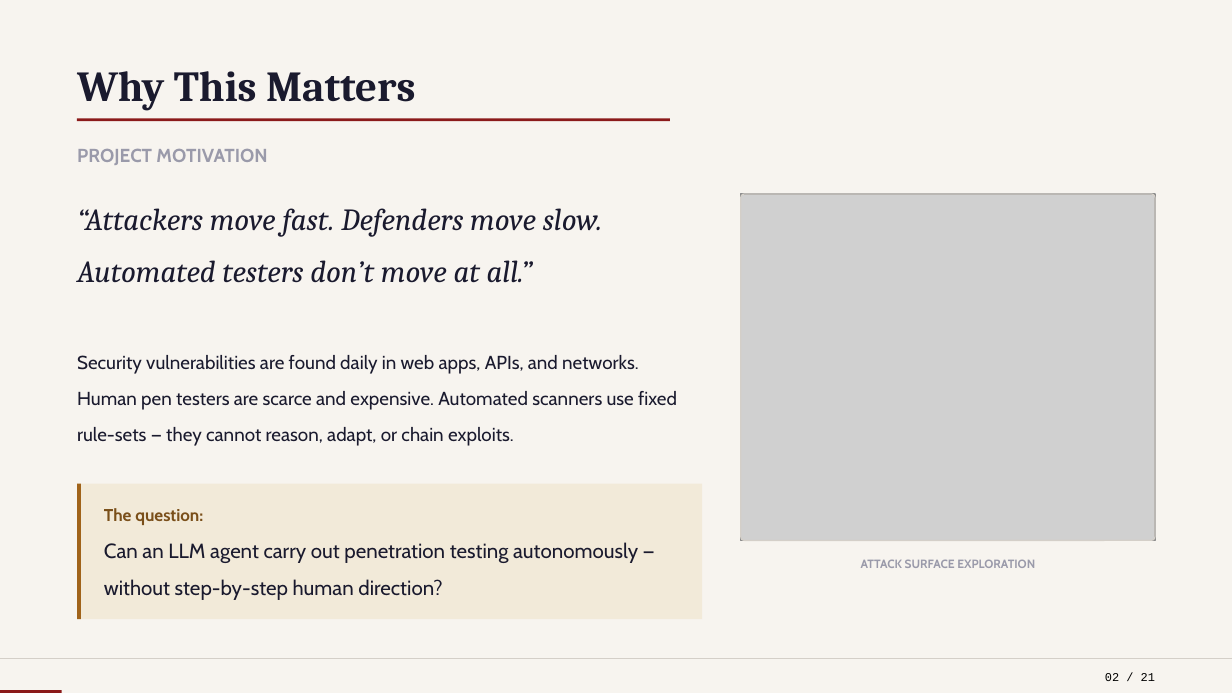
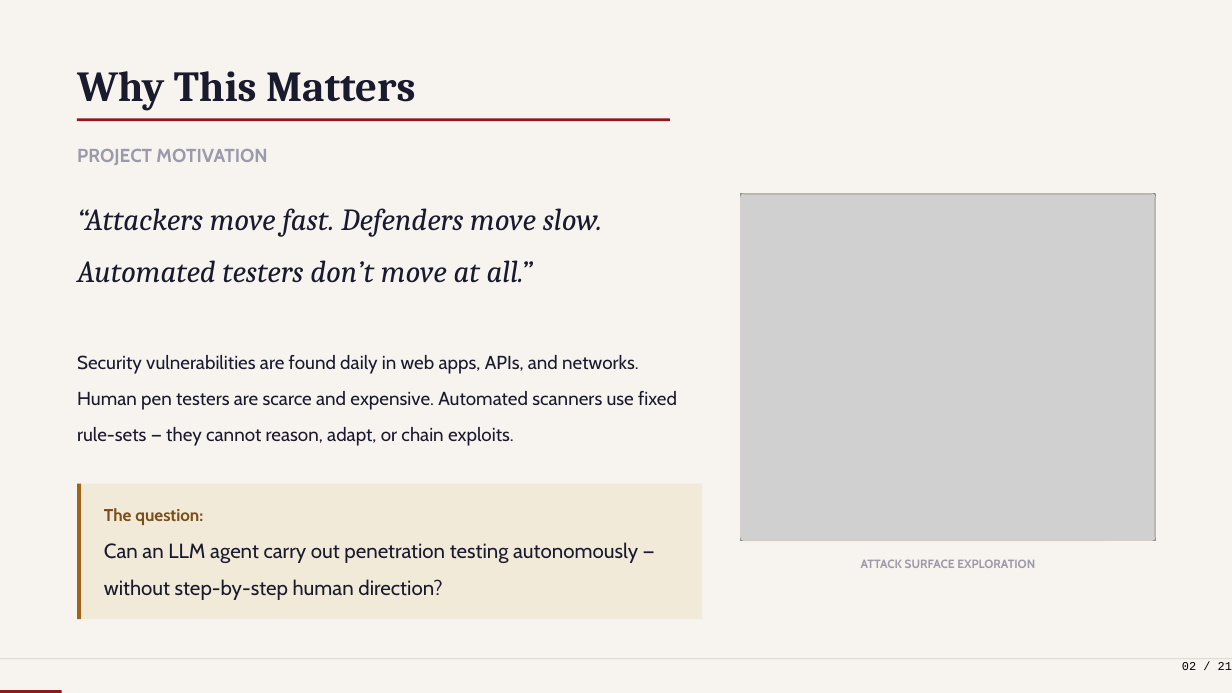
Before and after one commit to nishan-paul-hello/cmatrix-agentic-red-team, a slide deck: slide 2 of docs/presentation/CSE-810-PRESENTATION-INCEPTION.pptx. Drawn at 1232x693 pixels with LibreOffice and Linux fonts; fonts in the diff are those of the drawing; grey boxes stand for pictures. Boxes give left, top, right and bottom in pixels: in the first picture for what was removed or moved away, otherwise in the second. Text is boxed around its words. In the diff, an @@ line names an element or a change of style, - is before the commit and + after.

```diff
--- a/docs/presentation/CSE-810-PRESENTATION-INCEPTION.pptx
+++ b/docs/presentation/CSE-810-PRESENTATION-INCEPTION.pptx
@@ text "02 / 21": place and size @@
-text "02 / 21" at <box>1105,673,1155,681</box>
+text "02 / 21" at <box>1182,662,1232,670</box>
@@ text "02 / 21" at <box>1182,662,1232,670</box>: vertical alignment middle to top @@
```
Also in this commit, not shown: 19 other slides changed, 1 other file.
